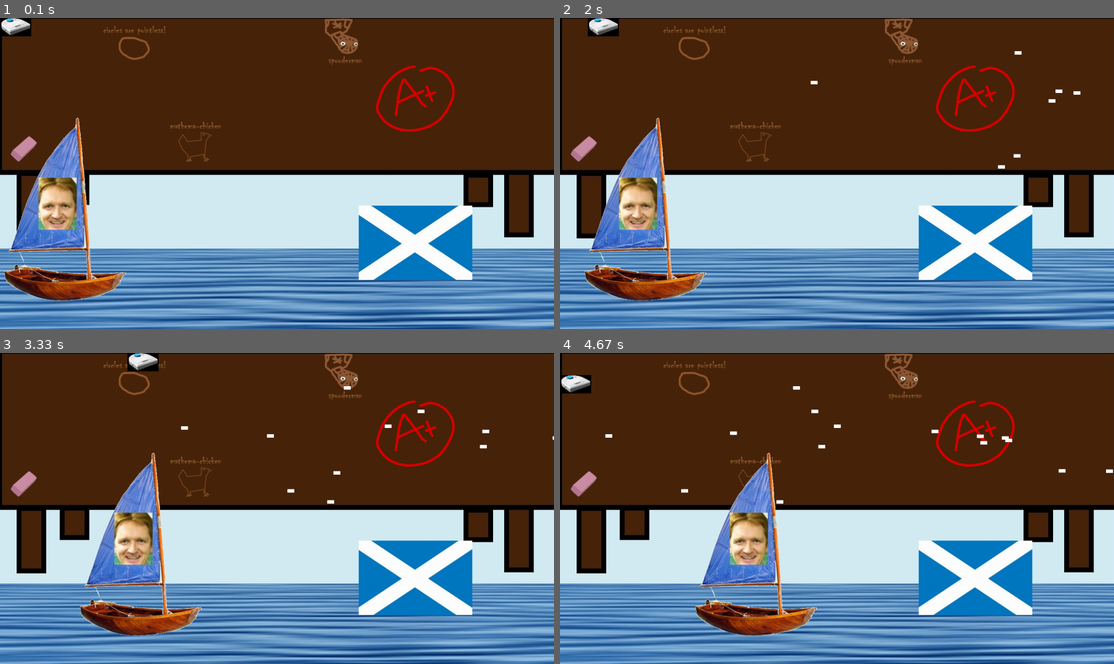
Above: before the commit, frames 1-4 (two rows, left to right).
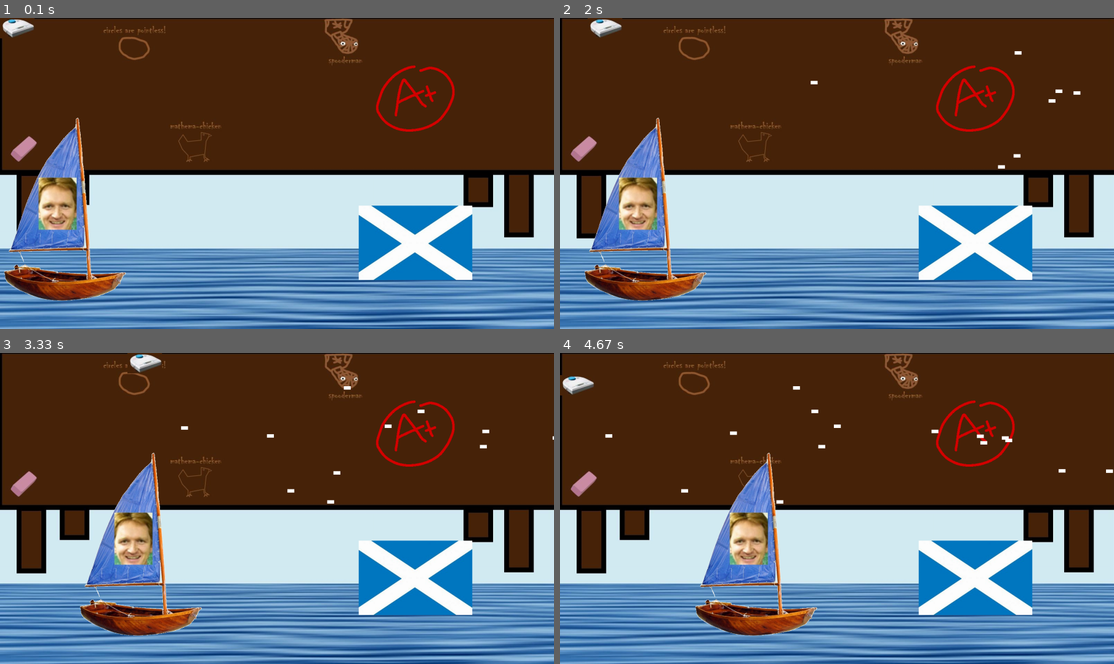
Above: after the commit, the same moments.

Repository: olincollege/GoGeddesGo
Game: pygame game, started from all_together.py
Two runs of this game, one before a commit and one after it. Both use one fixed random seed, a clock stepped at 60 frames per second and the inputs below.
Inputs:
- Up to frame 1 (0.1 s): no input
- Up to frame 2 (2 s): hold Right from 1.83 s (still down)
- Up to frame 3 (3.33 s): release Right at 2.3 s; hold Up 2.33-2.63 s; hold Right 2.67-3.13 s; hold Left from 3.17 s (still down)
- Up to frame 4 (4.67 s): release Left at 3.7 s; hold Down 3.73-4.03 s; hold Left 4.07-4.47 s; hold Up from 4.5 s (still down)

The runs differ from the first frame. In frame 1, 0.3% of the frame differs, in the area x 0-7%, y 0-7%; in frame 2, 0.3%; in frame 3, 0.3%, in the area x 23-30%, y 0-7%; in frame 4, 0.3%.

Commit message:
Committing new neato sprite as incorporated into the game.

Diff:
--- a/all_together.py
+++ b/all_together.py
@@ -26,12 +26,12 @@
 class Player(pygame.sprite.Sprite):
     def __init__(self):
         super(Player, self).__init__()
-        self.surf = pygame.image.load("its_beautiful_small.png").convert()
+        self.surf = pygame.image.load("neato_champ.jpg").convert()
         self.surf.set_colorkey((255, 255, 255), RLEACCEL)
         self.rect = self.surf.get_rect()
 
 
-class PlayerController():
+class PlayerController:
     def __init__(self, speed):
         self._speed = speed
 
@@ -51,8 +51,8 @@
             player.rect.right = SCREEN_WIDTH
         if player.rect.top <= 0:
             player.rect.top = 0
-        if player.rect.bottom >= SCREEN_HEIGHT/2:
-            player.rect.bottom = SCREEN_HEIGHT/2
+        if player.rect.bottom >= SCREEN_HEIGHT / 2:
+            player.rect.bottom = SCREEN_HEIGHT / 2
 
 
 class Boat(pygame.sprite.Sprite):
@@ -63,7 +63,7 @@
         self.rect = self.surf.get_rect(center=(100, 550))
 
 
-class BoatController():
+class BoatController:
     def __init__(self, speed):
         self._speed = speed
 
@@ -90,7 +90,7 @@
         self.rect = self.surf.get_rect(
             center=(
                 random.randint(SCREEN_WIDTH + 20, SCREEN_WIDTH + 100),
-                random.randint(0, SCREEN_HEIGHT/2),
+                random.randint(0, SCREEN_HEIGHT / 2),
             )
         )
         self.speed = random.randint(2, 7)
@@ -199,7 +199,7 @@
         # Update the player sprite based on user keypresses
         player_controller.update(player, pressed_keys)
 
-        #update the boat's position
+        # update the boat's position
         boat_controller.update(boat)
 
     # Update enemy position
Binary file added: neato_champ.jpg
